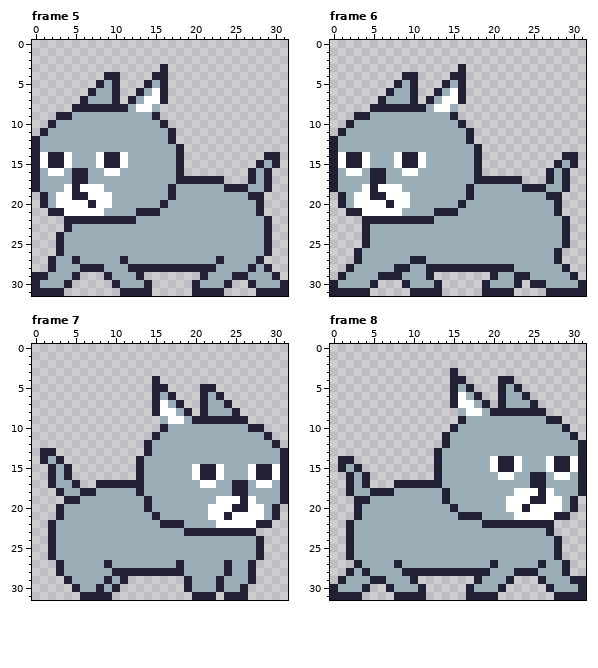
Edited in one commit: pixel-art file (game-core/assets/enemies/_bk/_etc/munchkin.ase). The first picture shows the starting point.
32x32 pixels, 12 frames. Shown: frame 5, frame 6, frame 7, frame 8. The commit also changed other frames, which this record leaves out.
New version:
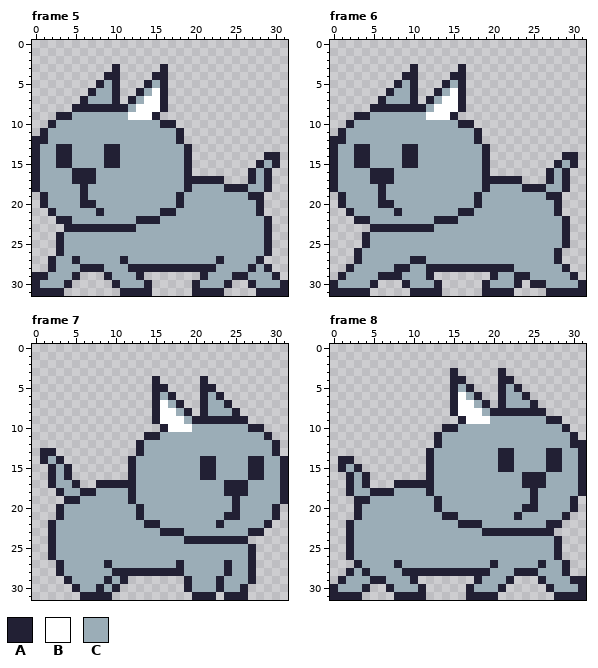
Palette (. is transparent): A #222034  B #ffffff  C #9badb7
Changes in this commit:
Changed rows in their new state; - is an unchanged pixel.
Frame 5:
first column x 10:
 3 A
first column x 1:
 8 --------------BA---
 9 -----------BBB-----
10 ----------------A--
11 ----------------CA-
12 A---------------CA-
13 --AA----AA-------CA
14 CC-A---C--C------CA
15 CC-A---C--C------CA
16 -CC---A-CC-------CA
17 ------A----------C-
18 ---CCACC--------C-A
19 --CCC-CCC-------CA-
20 --CCCA-CC------C-A-
21 --CCCCCA----CCCAA--
22 --A-CCCCCCCCAAA----
23 ----AAAAAAAA-------
Frame 6:
first column x 10:
 3 A
first column x 1:
 8 --------------BA---
 9 -----------BBB-----
10 ----------------A--
11 ----------------CA-
12 A---------------CA-
13 --AA----AA-------CA
14 CC-A---C--C------CA
15 CC-A---C--C------CA
16 -CC---A-CC-------CA
17 ------A----------C-
18 ---CCACC--------C-A
19 --CCC-CCC-------CA-
20 --CCCA-CC------C-A-
21 --CCCCCA----CCCAA--
22 --A-CCCCCCCCAAA----
23 ---.AAAAAAAA-------
Frame 7:
first column x 21:
 4 A
first column x 12:
 9 ---AB---------------
10 -----BBB------------
11 --A-----------------
12 -AC-----------------
13 -AC---------------A.
14 AC-------AA----AA---
15 AC------C--C---A-CC-
16 AC------C--C---A-CC-
17 -C-------CC-A---CC--
18 AC----------A-------
19 A-C--------CCACC----
20 -AC-------CCC-CCC---
21 -A-C------CC-ACCC---
22 --AACCC----ACCCCC---
23 ----AAACCCCCCCC-A---
24 -------AAAAAAAA..---
25 ---------------A.---
26 ---------------A.---
Frame 8:
first column x 21:
 3 A
first column x 12:
 8 ---AB--------------
 9 -----BBB-----------
10 --A----------------
11 -AC----------------
12 -AC---------------A
13 AC-------AA----AA--
14 AC------C--C---A-CC
15 AC------C--C---A-CC
16 AC-------CC-A---CC-
17 -C----------A------
18 A-C--------CCACC---
19 -AC-------CCC-CCC--
20 -A-C------CC-ACCC--
21 --AACCC----ACCCCC--
22 ----AAACCCCCCCC-A--
23 -------AAAAAAAA----
Pixel boxes of the changes (left, top, right, bottom) in both pictures:
added: (112, 64, 120, 72)
changed: (40, 104, 192, 232)
added: (410, 64, 418, 72)
changed: (338, 104, 490, 232)
added: (200, 376, 208, 384)
changed: (128, 416, 288, 560)
added: (498, 368, 506, 376)
changed: (426, 408, 578, 536)
